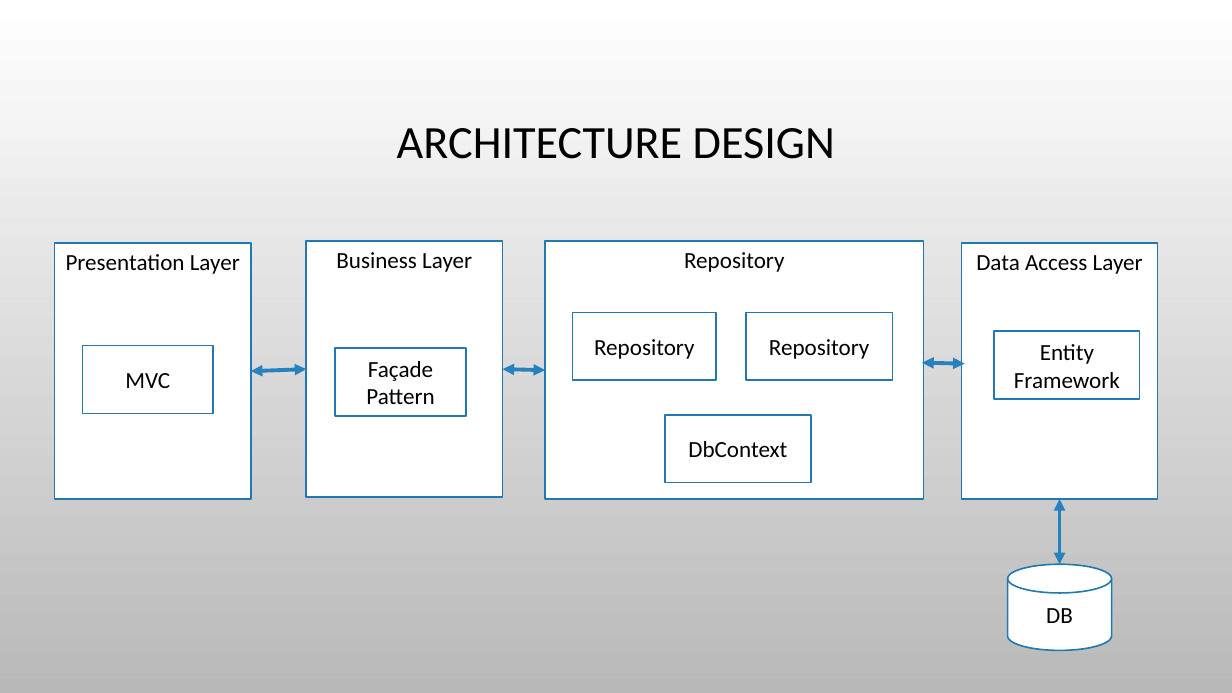
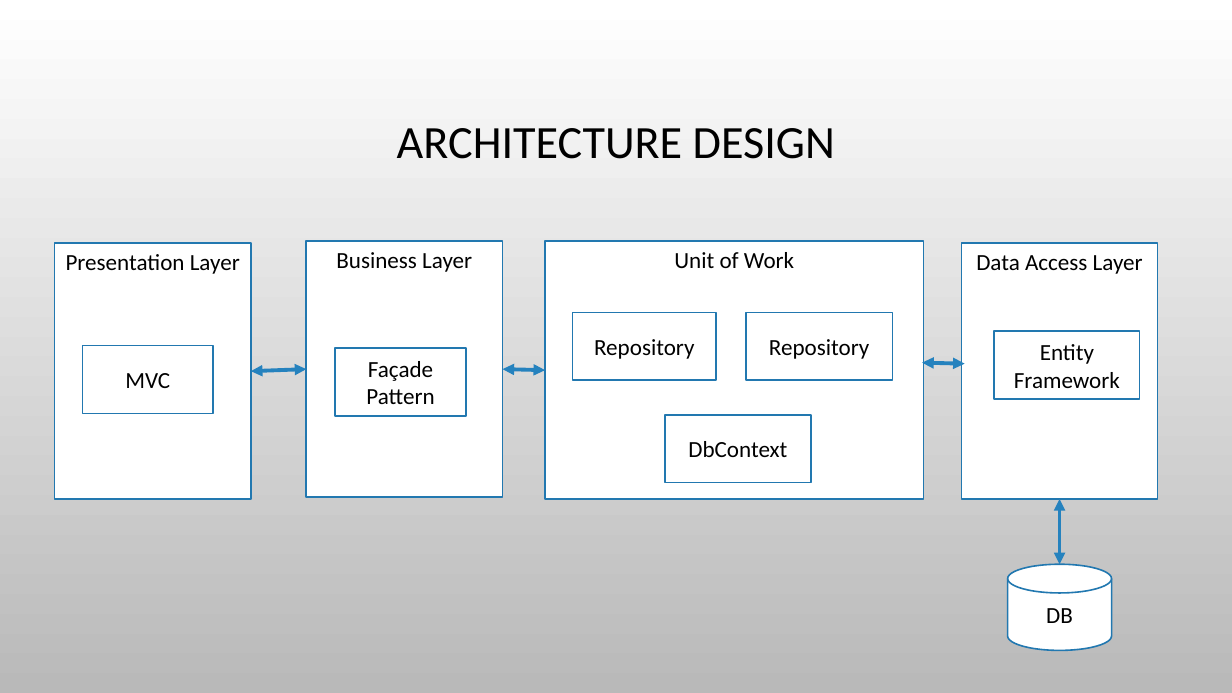
Before and after one commit to chenghao1983/9EA0F9C3-119A-4D20-9D56-E444CBEC5925_Active_Learning_Group4, a slide deck: slide 3 of Doc/Active_Learning_Group4_Presentation.pptx (slide 6 before the commit). Drawn at 1232x693 pixels with LibreOffice and Linux fonts; fonts in the diff are those of the drawing; background and template pictures are left out. Boxes give left, top, right and bottom in pixels: in the first picture for what was removed or moved away, otherwise in the second. Text is boxed around its words. In the diff, an @@ line names an element or a change of style, - is before the commit and + after.

```diff
--- a/Doc/Active_Learning_Group4_Presentation.pptx
+++ b/Doc/Active_Learning_Group4_Presentation.pptx
@@ text in rectangle at bbox=[674, 252, 794, 268]: text changed @@
-Repository
+Unit of Work
```
Also in this commit, not shown: 1 other slide changed.
